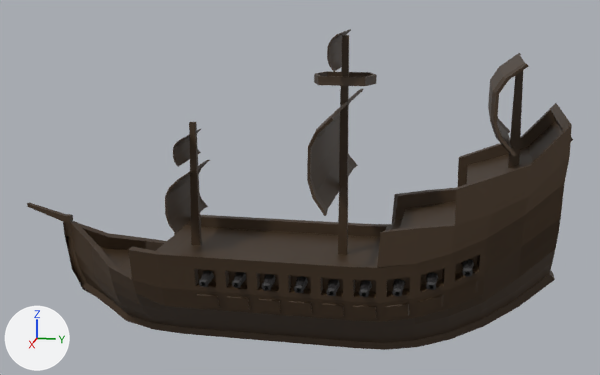
The FBX model Assets/Models/ship.fbx, before and after one commit.
Before and after are seen from a camera (50 mm lens) standing at (113.9, 23.2, 44.9) and looking at (-0.8, 0.2, 16.2). The axes (+X, +Y, +Z) are drawn at lower left. The lights are the same throughout. Where no turn or scale is listed for an object, it has been applied to the vertices. Vertices at the same position are counted once.
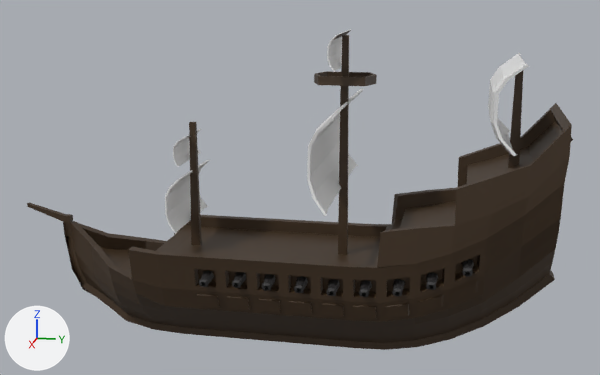
What differs and where, as boxes [x1, y1, x2, y2] in the pictures (600 x 375 px):
part 1 of me_cube_001, recoloured: [165, 129, 210, 234] in both
part 2 of me_cube_001, recoloured: [307, 29, 363, 216] in both
part 3 of me_cube_001, recoloured: [488, 53, 529, 156] in both

Diff of the bpy script that builds the scene:
```diff
--- a/Assets/Models/ship.fbx.py
+++ b/Assets/Models/ship.fbx.py
@@ mat_sails @@
+mat_sails = principled_material('Sails')
+mat_sails.base_color = (0.8, 0.8, 0.8)  # white #e7e7e7
@@ me_cube_001 @@
 me_cube_001.from_pydata(...)  # 2511 vertices, 2452 faces; spans x -14.9..14.9, y -42.4..36.3, z -7.1..38.5
 # used by ob_cube; location = (0.0, 0.0, 0.0)
+# me_cube_001 part 1: 360 of the faces centred in x -7.3..7.3, y -17.7..-15.5, z 10.7..23.6 switch from mat_material (brown #402f1d) to mat_sails (white #e7e7e7)
+# me_cube_001 part 2: 348 of the faces centred in x -14.6..14.6, y 3.8..7.3, z 16.7..38.4 switch from mat_material (brown #402f1d) to mat_sails (white #e7e7e7)
+# me_cube_001 part 3: 180 of the faces centred in x -8.4..8.4, y 26.3..30.3, z 24.0..35.2 switch from mat_material (brown #402f1d) to mat_sails (white #e7e7e7)
 me_cube_001.materials.append(mat_material_001)
```
